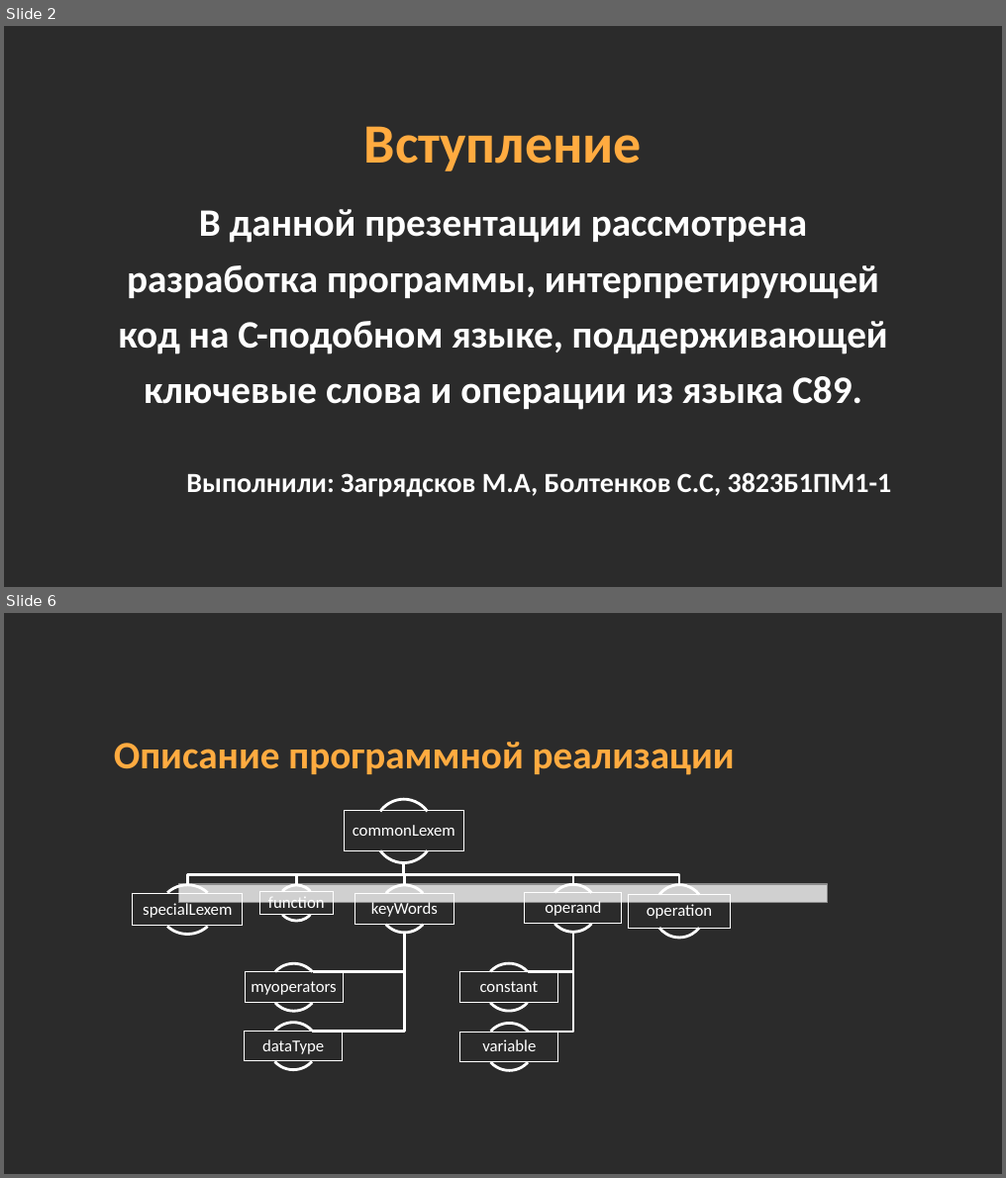
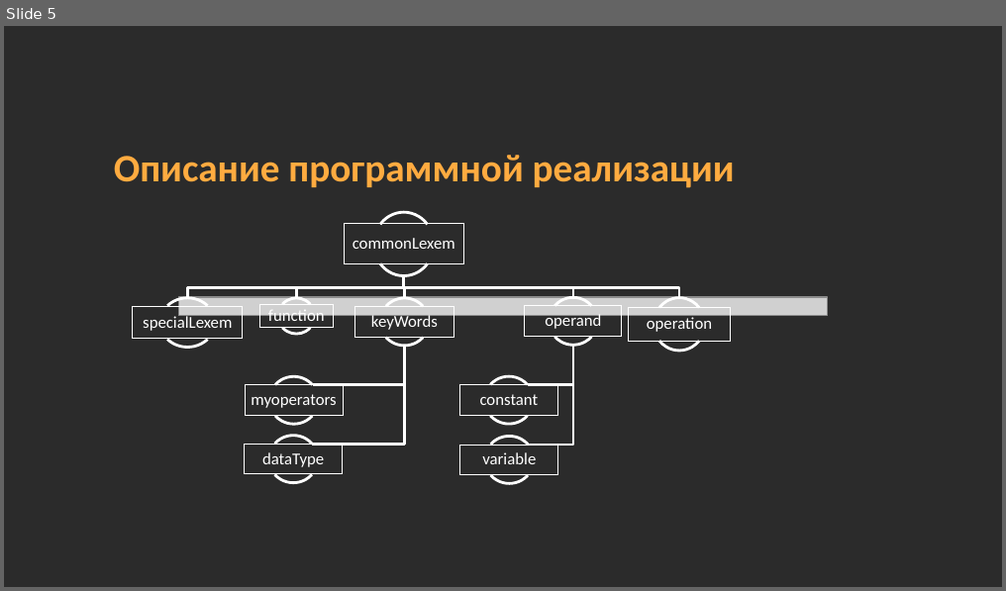
Before and after one commit to midnsun/mp2-2024-lab7-interpretator, a slide deck: Презентация_лабораторная_Интерпретатор_Загрядсков_Максим_Болтенков_Станислав_3823Б1ПМ1_1.pptx. Shown one above the other, each under a label of ours: slides 2 and 6 before the commit, slide 5 after it; the slides between them are not shown. The pictures are 1006x1178 and 1006x591 pixels, drawn with LibreOffice and Linux fonts; fonts in the diff are those of the drawing; grey boxes stand for pictures; background and template pictures are left out; a plain dark background stands for a picture behind light text. Boxes give left, top, right and bottom in pixels: in the first picture for what was removed or moved away, otherwise in the second. Text is boxed around its words. In the diff, an @@ line names an element or a change of style, - is before the commit and + after.

```diff
--- a/Презентация_лабораторная_Интерпретатор_Загрядсков_Максим_Болтенков_Станислав_3823Б1ПМ1_1.pptx
+++ b/Презентация_лабораторная_Интерпретатор_Загрядсков_Максим_Болтенков_Станислав_3823Б1ПМ1_1.pptx
@@ slide 2 removed at box(4, 26, 1002, 587), background picture (left out) @@
@@ text removed at box(364, 126, 642, 172) @@
-Вступление
@@ text removed at box(118, 209, 892, 497) @@
-В данной презентации рассмотрена разработка программы, интерпретирующей код на C-подобном языке, поддерживающей ключевые слова и операции из языка C89.
-Выполнили: Загрядсков М.А, Болтенков С.С, 3823Б1ПМ1-1
@@ what was slide 6 is now slide 5 @@
```
Also in this commit, not shown: 5 slides changed, 1 slide added, 1 other slide removed.
